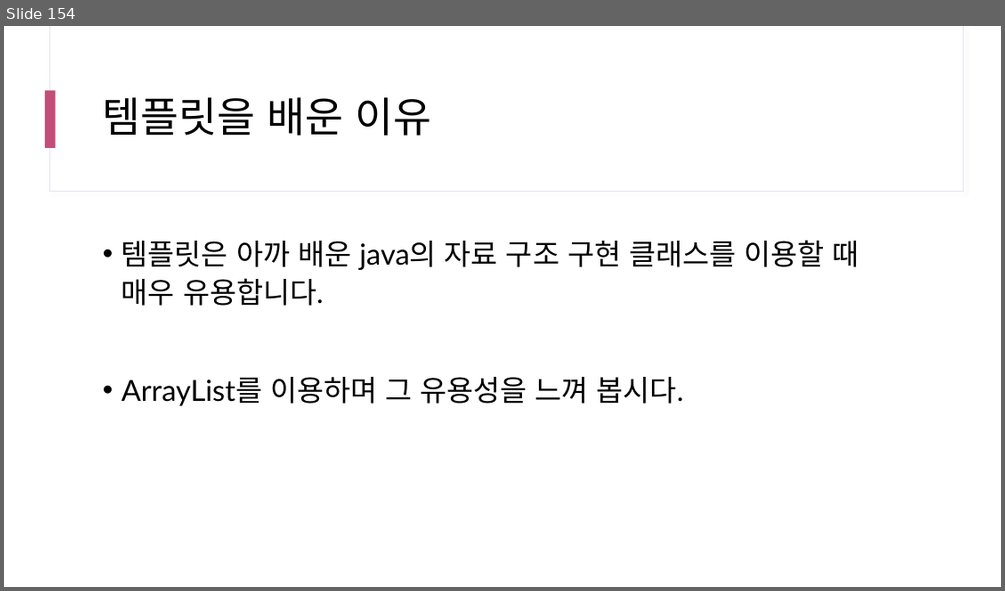
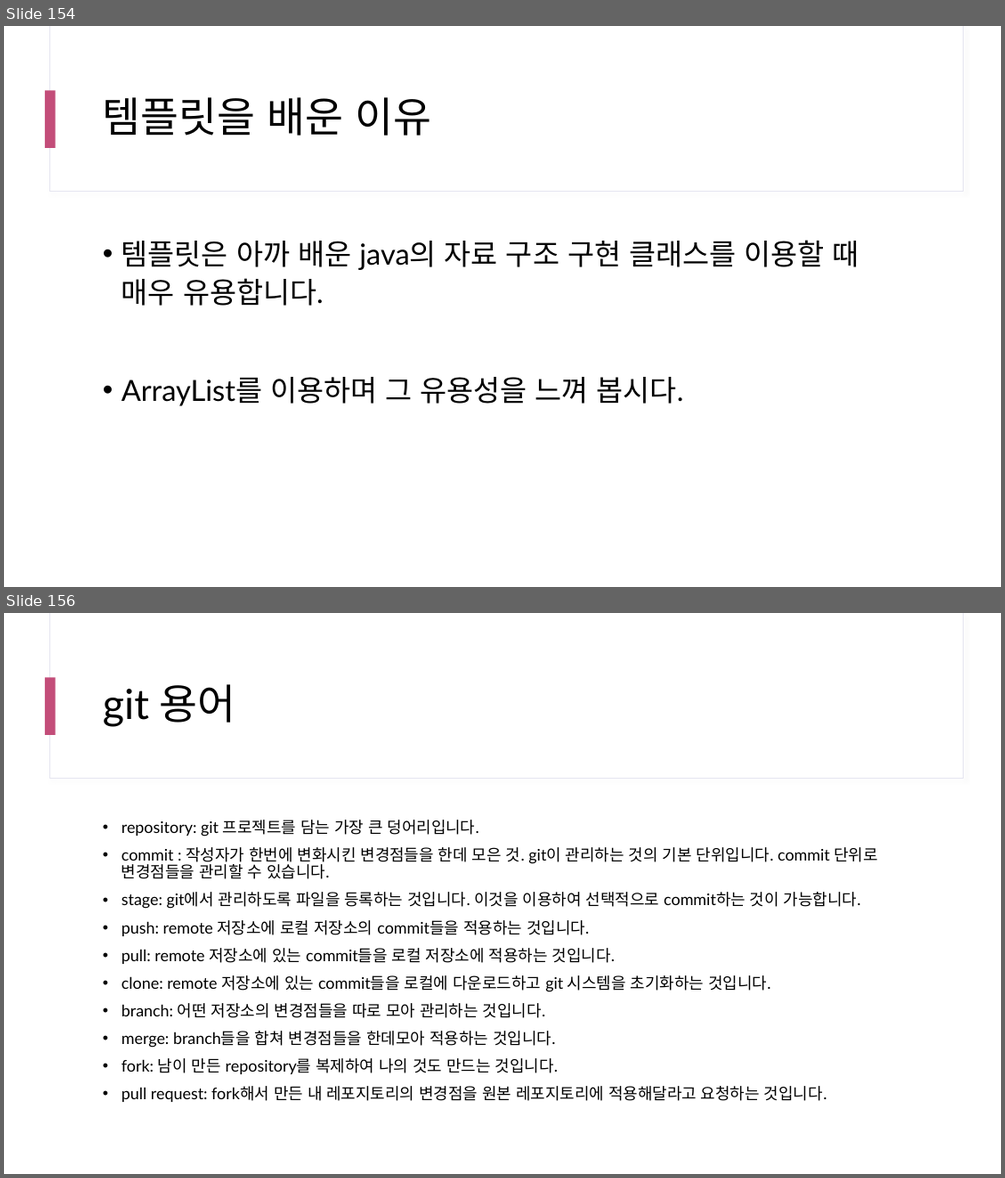
Before and after one commit to yhs0602/SPLIT_lecture_examples, a slide deck: docs/SPLIT 17차 Java.pptx. Shown one above the other, each under a label of ours: slide 154 before the commit, slides 154 and 156 after it; the slides between them are not shown. The pictures are 1005x591 and 1005x1178 pixels, drawn with LibreOffice and Linux fonts; fonts in the diff are those of the drawing. Boxes give left, top, right and bottom in pixels: in the first picture for what was removed or moved away, otherwise in the second. Text is boxed around its words. In the diff, an @@ line names an element or a change of style, - is before the commit and + after.

```diff
--- a/docs/SPLIT 17차 Java.pptx
+++ b/docs/SPLIT 17차 Java.pptx
@@ slide 156 added at (x1=4, y1=613, x2=1001, y2=1174), background #FFFFFF; not listed: 3 template elements that a slide beside it also shows @@
@@ title added at (x1=103, y1=684, x2=236, y2=727), 40 pt, text #000000 @@
+git 용어
@@ text added at (x1=121, y1=819, x2=878, y2=1102), 15.4 pt, text #000000 @@
+• repository: git 프로젝트를 담는 가장 큰 덩어리입니다.
+• commit : 작성자가 한번에 변화시킨 변경점들을 한데 모은 것. git이 관리하는 것의 기본 단위입니다. commit 단위로 변경점들을 관리할 수 있습니다.
+• stage: git에서 관리하도록 파일을 등록하는 것입니다. 이것을 이용하여 선택적으로 commit하는 것이 가능합니다.
+• push: remote 저장소에 로컬 저장소의 commit들을 적용하는 것입니다.
+• pull: remote 저장소에 있는 commit들을 로컬 저장소에 적용하는 것입니다.
+• clone: remote 저장소에 있는 commit들을 로컬에 다운로드하고 git 시스템을 초기화하는 것입니다.
+• branch: 어떤 저장소의 변경점들을 따로 모아 관리하는 것입니다.
+• merge: branch들을 합쳐 변경점들을 한데모아 적용하는 것입니다.
+• fork: 남이 만든 repository를 복제하여 나의 것도 만드는 것입니다.
+• pull request: fork해서 만든 내 레포지토리의 변경점을 원본 레포지토리에 적용해달라고 요청하는 것입니다.
```
Also in this commit, not shown: 3 other slides added, 1 other file.
